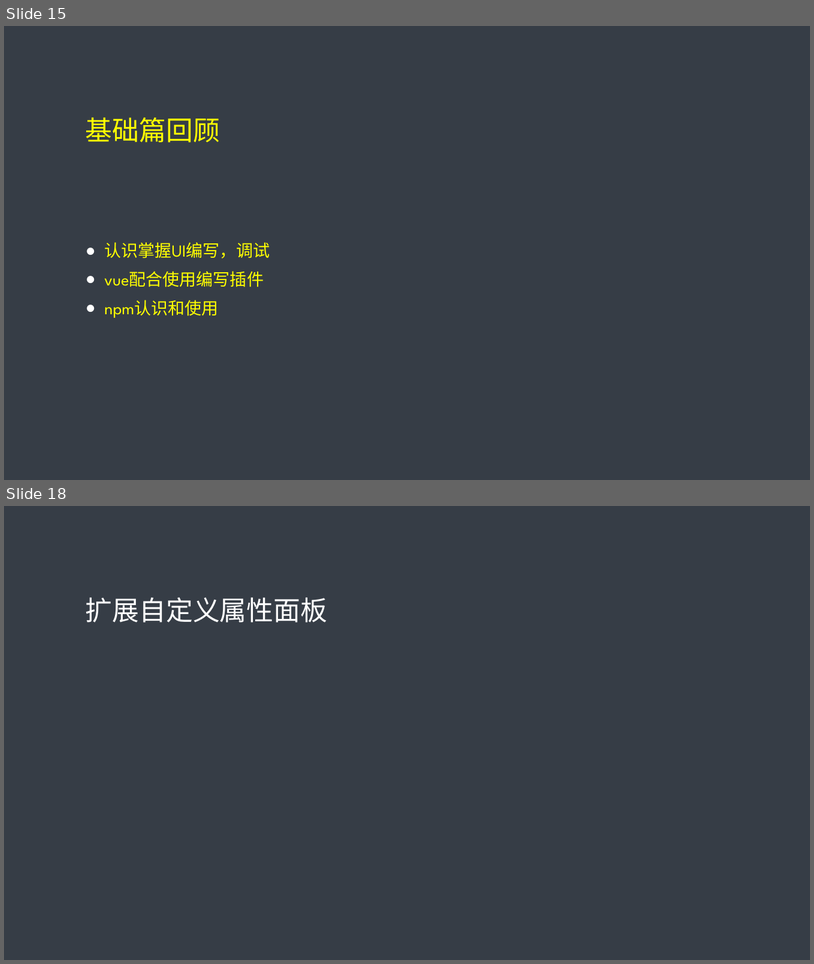
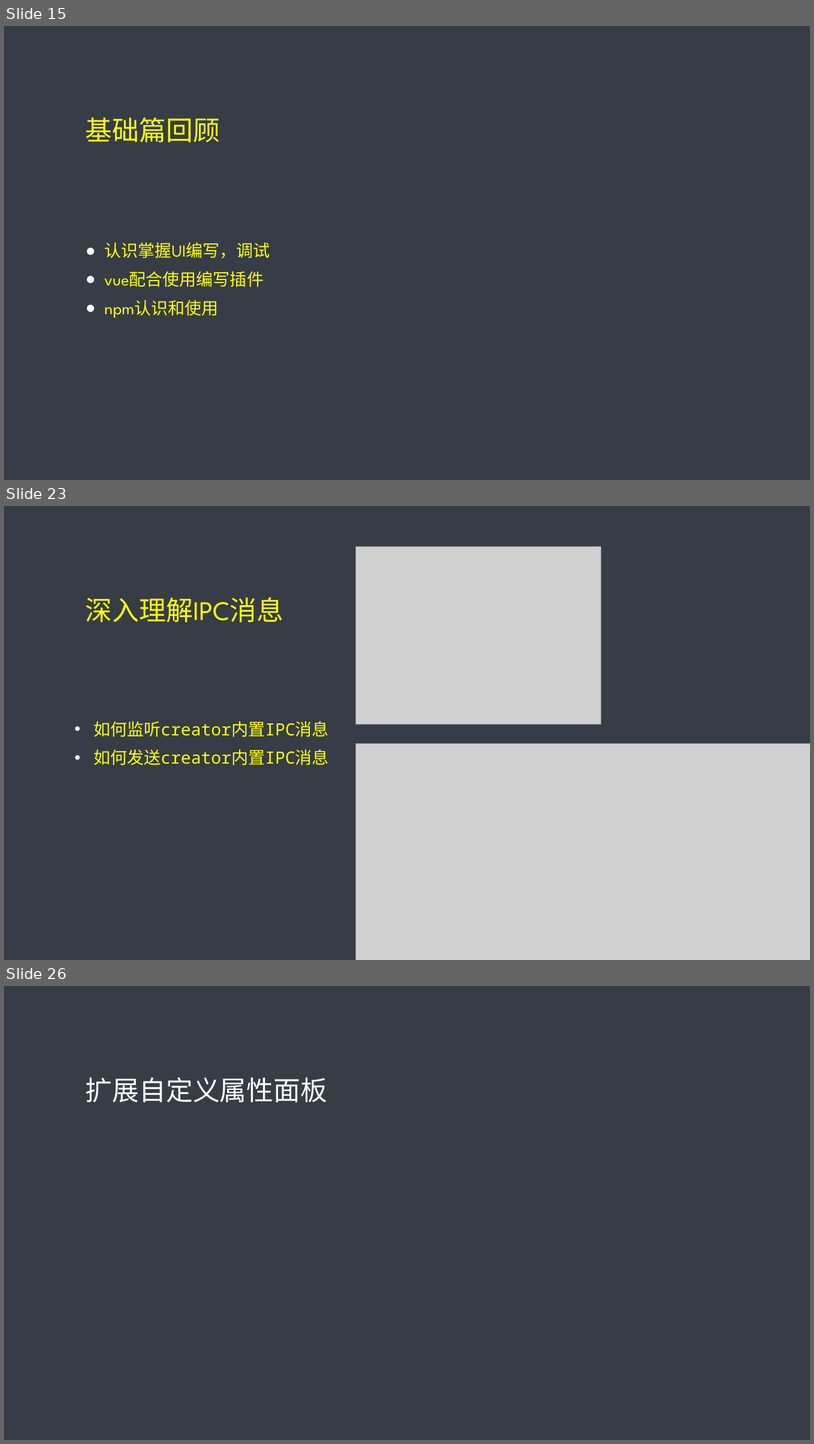
Before and after one commit to tidys/cc-plugin-train, a slide deck: 插件课程文档/插件网络课程.pptx. Shown one above the other, each under a label of ours: slides 15 and 18 before the commit, slides 15, 23 and 26 after it; the slides between them are not shown. The pictures are 814x964 and 814x1444 pixels, drawn with LibreOffice and Linux fonts; fonts in the diff are those of the drawing; grey boxes stand for pictures. Boxes give left, top, right and bottom in pixels: in the first picture for what was removed or moved away, otherwise in the second. Text is boxed around its words. In the diff, an @@ line names an element or a change of style, - is before the commit and + after.

```diff
--- a/插件课程文档/插件网络课程.pptx
+++ b/插件课程文档/插件网络课程.pptx
@@ slide 23 added at <box>4,506,810,960</box>, background #363D46 @@
@@ picture added at <box>356,547,602,724</box> @@
@@ title added at <box>86,597,284,622</box>, 32 pt, text #FFFF00 @@
+深入理解IPC消息
@@ text added at <box>93,721,329,765</box>, 20 pt, text #FFFF00 @@
+• 如何监听creator内置IPC消息
+• 如何发送creator内置IPC消息
@@ picture added at <box>356,744,810,960</box> @@
@@ what was slide 18 is now slide 26 @@
```
Also in this commit, not shown: 2 slides changed, 7 other slides added, 2 slides removed, 12 other files.
